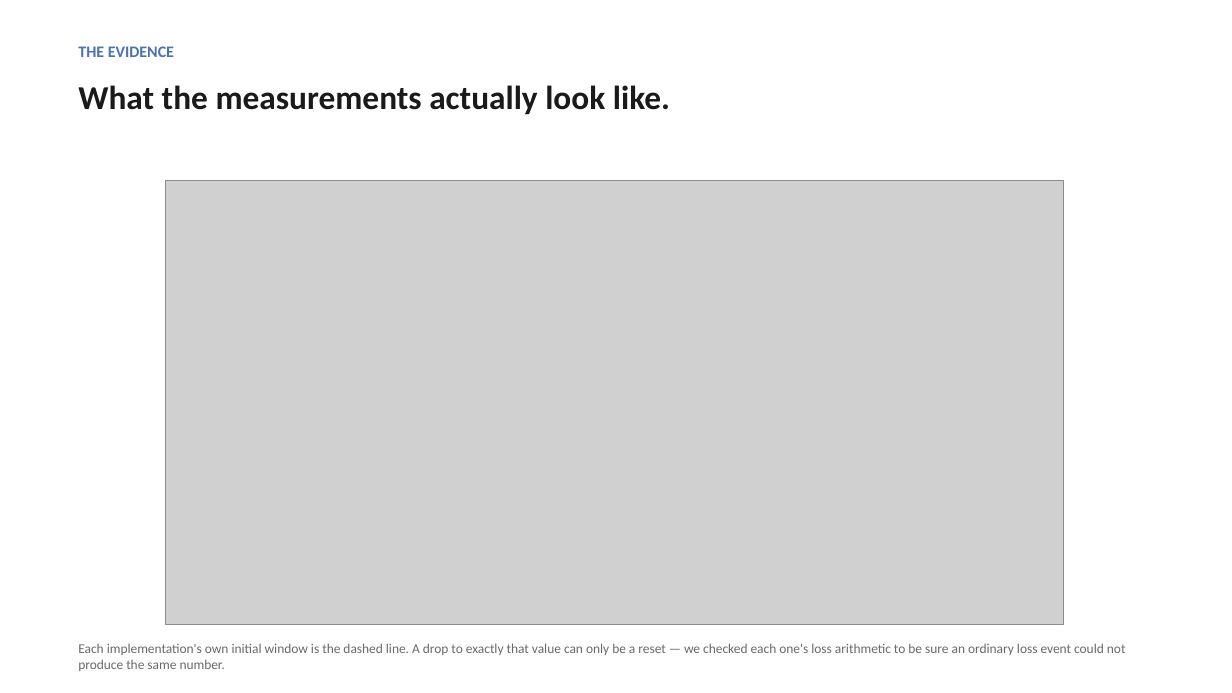
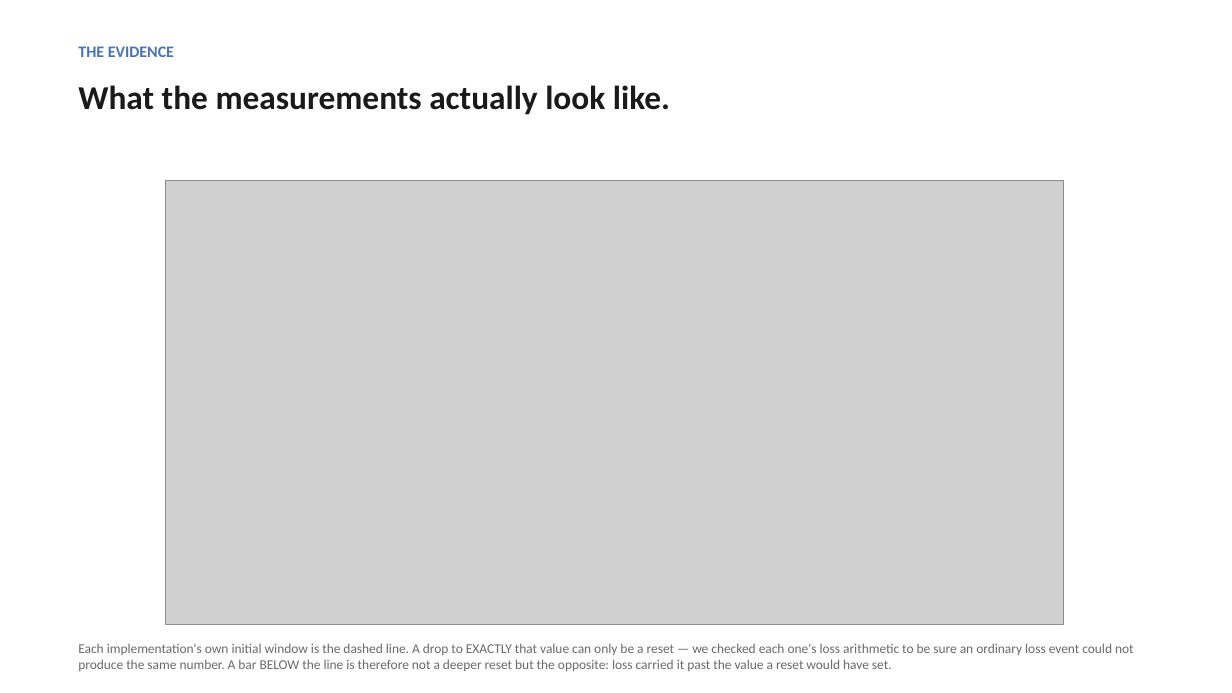
Before and after one commit to sivaahari/quic-congestion-control, a slide deck: slide 10 of phase2-deliverables/PhaseII_Review.pptx. Drawn at 1232x693 pixels with LibreOffice and Linux fonts; fonts in the diff are those of the drawing; grey boxes stand for pictures. Boxes give left, top, right and bottom in pixels: in the first picture for what was removed or moved away, otherwise in the second. Text is boxed around its words. In the diff, an @@ line names an element or a change of style, - is before the commit and + after.

```diff
--- a/phase2-deliverables/PhaseII_Review.pptx
+++ b/phase2-deliverables/PhaseII_Review.pptx
@@ text at [78,643,1134,671]: text changed @@
-Each implementation's own initial window is the dashed line. A drop to exactly that value can only be a reset — we checked each one's loss arithmetic to be sure an ordinary loss event could not produce the same number.
+Each implementation's own initial window is the dashed line. A drop to EXACTLY that value can only be a reset — we checked each one's loss arithmetic to be sure an ordinary loss event could not produce the same number. A bar BELOW the line is therefore not a deeper reset but the opposite: loss carried it past the value a reset would have set.
```
Also in this commit, not shown: 3 other files.
